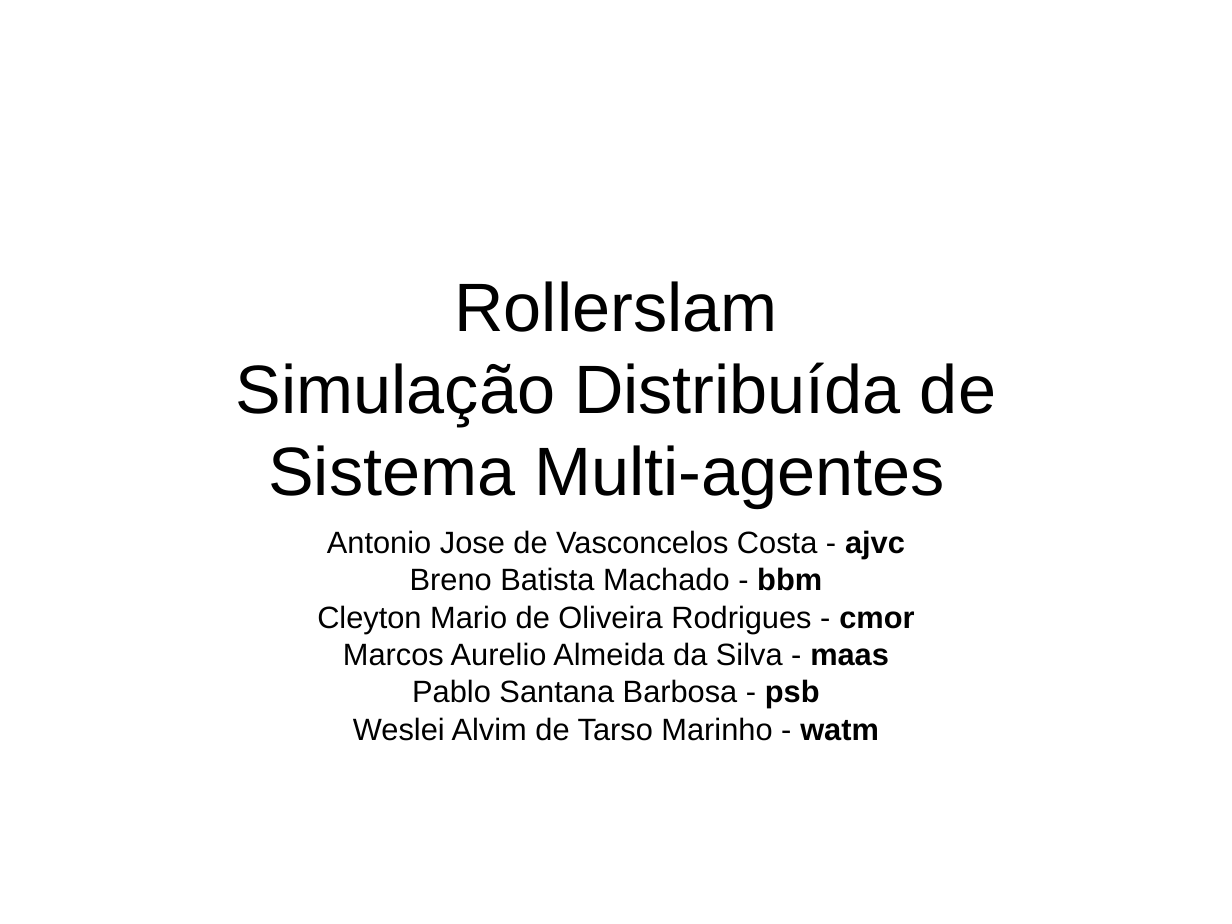
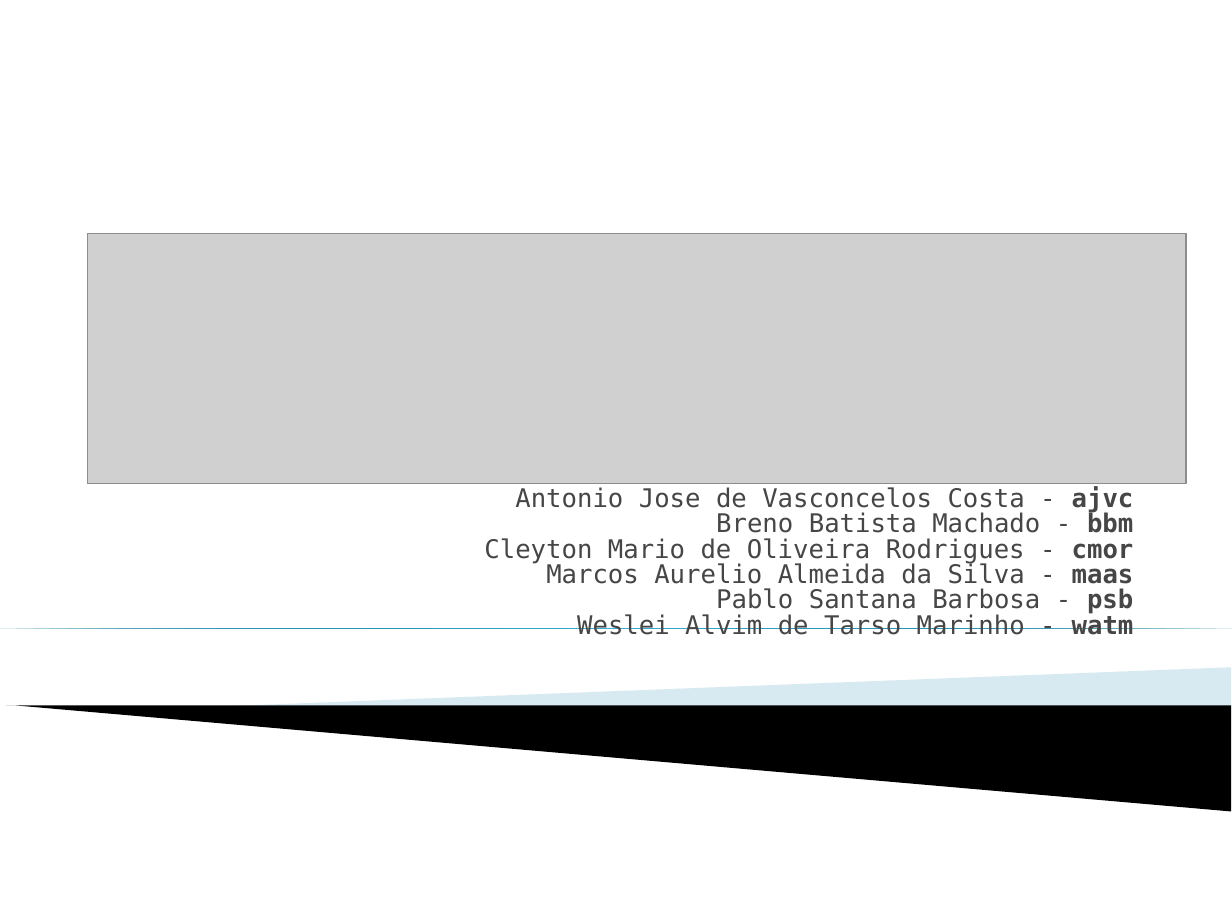
Before and after one commit to krishprince/rollerslam, a slide deck: slide 1 of docs/PresentationSD.ppt. Drawn at 1232x924 pixels with LibreOffice and Linux fonts; fonts in the diff are those of the drawing; grey boxes stand for pictures; background and template pictures are left out. Boxes give left, top, right and bottom in pixels: in the first picture for what was removed or moved away, otherwise in the second. Text is boxed around its words. In the diff, an @@ line names an element or a change of style, - is before the commit and + after.

```diff
--- a/docs/PresentationSD.ppt
+++ b/docs/PresentationSD.ppt
@@ picture added at <box>87,233,1185,483</box> @@
@@ title removed at <box>236,281,996,508</box> @@
-Rollerslam
-Simulação Distribuída de Sistema Multi-agentes
@@ subtitle "Antonio Jose de Vasconcelos Costa ...": place and size @@
-subtitle "Antonio Jose de Vasconcelos Costa ..." at <box>317,530,914,741</box>
+subtitle "Antonio Jose de Vasconcelos Costa ..." at <box>484,487,1134,635</box>
@@ subtitle "Antonio Jose de Vasconcelos Costa ..." at <box>484,487,1134,635</box>: size 18 to 15 pt, font Arial to DejaVu Sans Mono, text colour #000000 to #464646; alignment centre to right; line spacing 0.8 to 0.6 @@
@@ right triangle added at <box>0,628,1232,628</box>, fill gradient #007897 to #4ABBE0 @@
@@ freeform shape added at <box>228,668,1231,733</box>, fill #9FCBDC at 40% opacity @@
@@ freeform shape added at <box>6,706,1231,812</box>, fill #000000 @@
```
Also in this commit, not shown: 10 other slides changed, 7 slides added, 2 slides removed.
